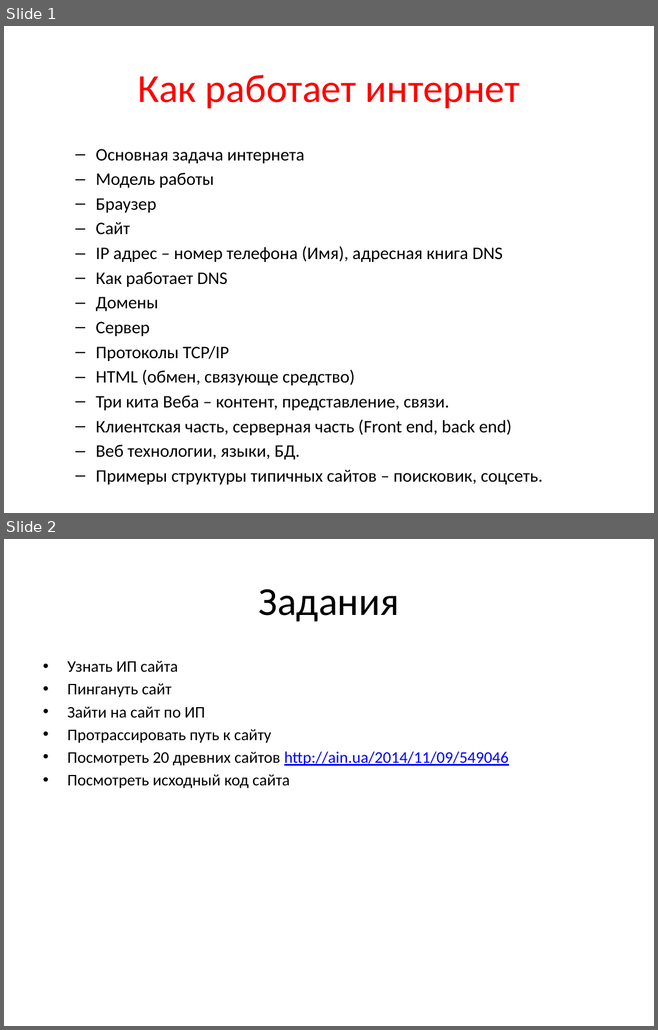
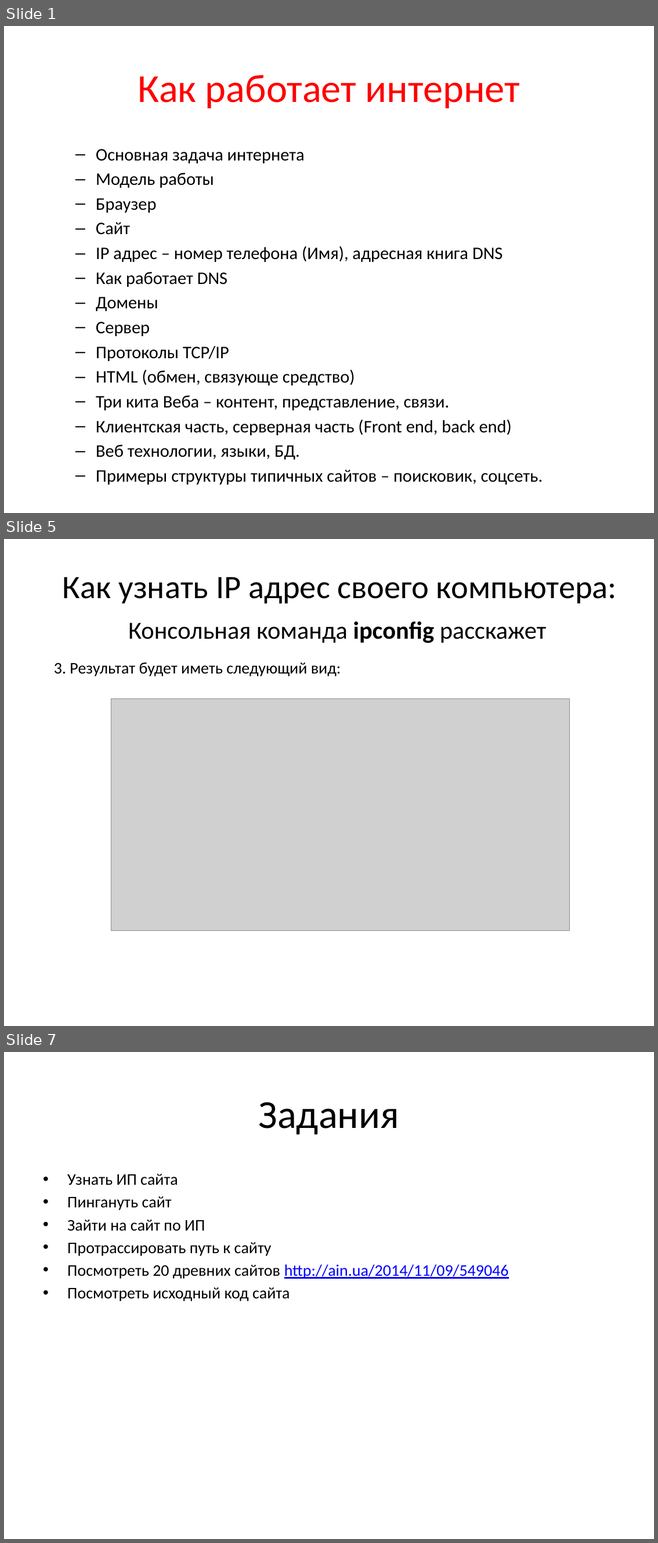
Before and after one commit to trazart/Web-course-01, a slide deck: 0001 - plan - lecture 2 - anton.pptx. Shown one above the other, each under a label of ours: slides 1 and 2 before the commit, slides 1, 5 and 7 after it; the slides between them are not shown. The pictures are 658x1030 and 658x1543 pixels, drawn with LibreOffice and Linux fonts; fonts in the diff are those of the drawing; grey boxes stand for pictures. Boxes give left, top, right and bottom in pixels: in the first picture for what was removed or moved away, otherwise in the second. Text is boxed around its words. In the diff, an @@ line names an element or a change of style, - is before the commit and + after.

```diff
--- a/0001 - plan - lecture 2 - anton.pptx
+++ b/0001 - plan - lecture 2 - anton.pptx
@@ slide 5 added at [4,539,654,1026], background #FFFFFF @@
@@ text added at [63,577,616,604], 36.3 pt, text #000000 @@
+Как узнать IP адрес своего компьютера:
@@ text added at [128,621,546,643], 27.3 pt, text #000000 @@
+Консольная команда ipconfig расскажет
@@ text added at [54,663,341,676], 18 pt, text #000000 @@
+3. Результат будет иметь следующий вид:
@@ picture added at [111,699,569,931] @@
@@ what was slide 2 is now slide 7 @@
```
Also in this commit, not shown: 4 other slides added.
